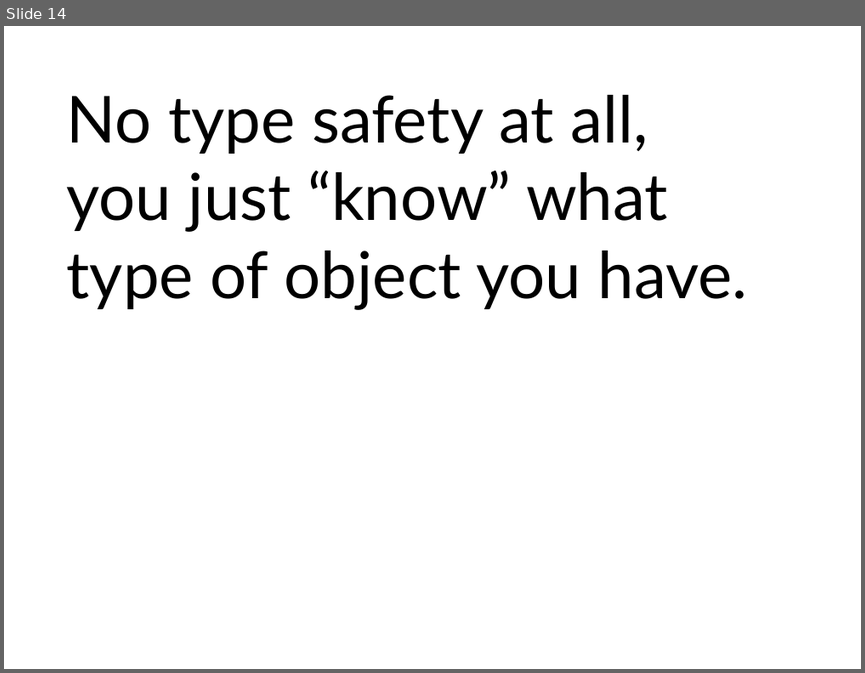
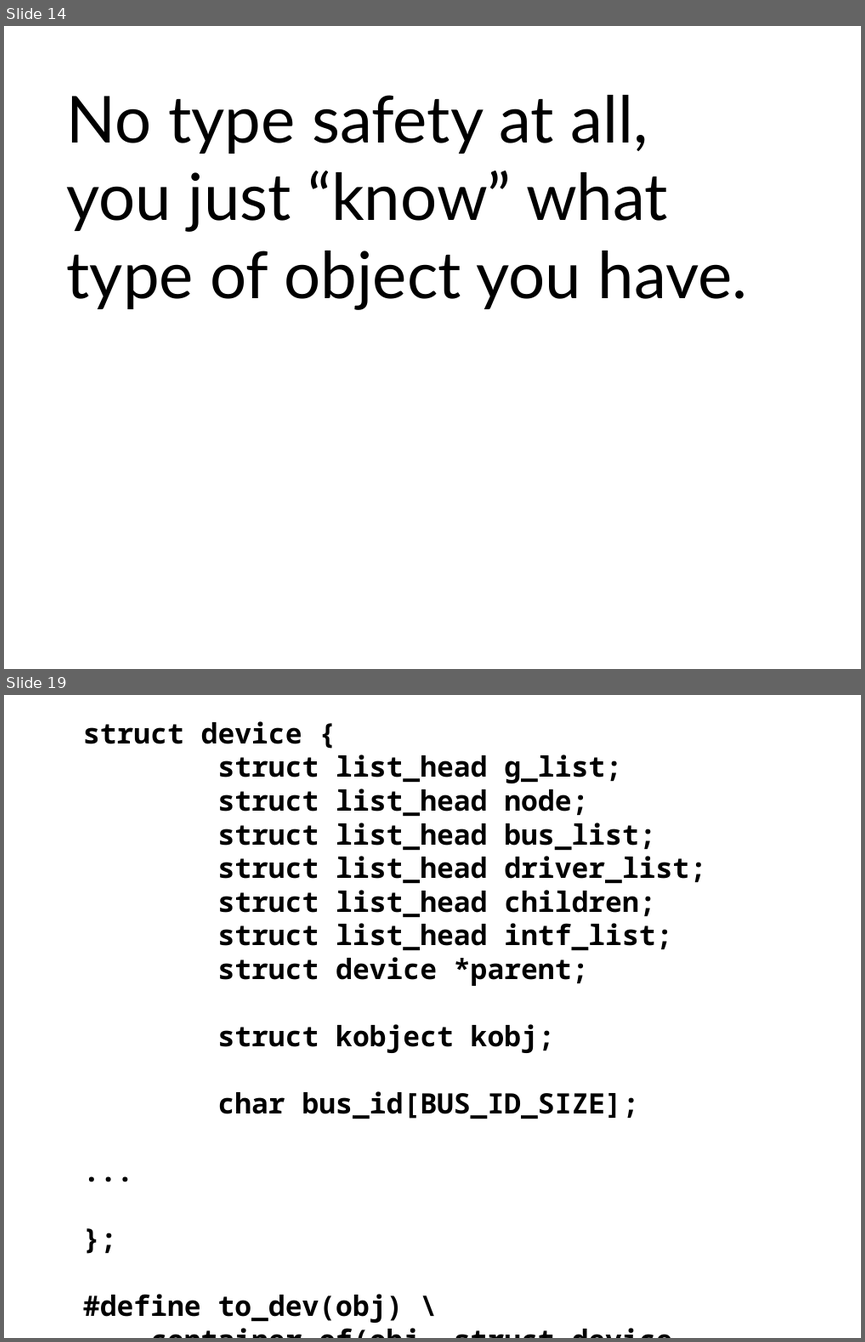
Before and after one commit to gregkh/presentation-kref, a slide deck: kref.odp. Shown one above the other, each under a label of ours: slide 14 before the commit, slides 14 and 19 after it; the slides between them are not shown. The pictures are 865x673 and 865x1342 pixels, drawn with LibreOffice and Linux fonts; fonts in the diff are those of the drawing. Boxes give left, top, right and bottom in pixels: in the first picture for what was removed or moved away, otherwise in the second. Text is boxed around its words. In the diff, an @@ line names an element or a change of style, - is before the commit and + after.

```diff
--- a/kref.odp
+++ b/kref.odp
@@ slide 19 added at (4,695,861,1338), background #FFFFFF @@
@@ text added at (83,721,706,1322), 26 pt, text #000000, bold @@
+struct device {
+struct list_head g_list;
+struct list_head node;
+struct list_head bus_list;
+struct list_head driver_list;
+struct list_head children;
+struct list_head intf_list;
+struct device *parent;
+struct kobject kobj;
+char bus_id[BUS_ID_SIZE];
+...
+};
+#define to_dev(obj) \
+container_of(obj, struct device, kobj)
```
Also in this commit, not shown: 1 slide changed, 6 other slides added.
